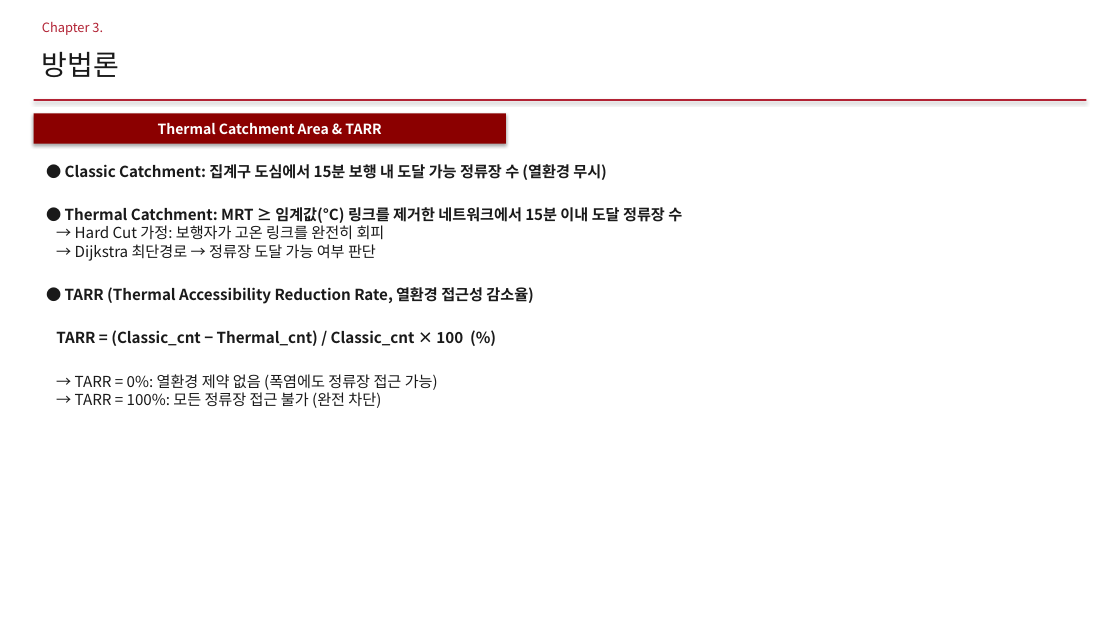
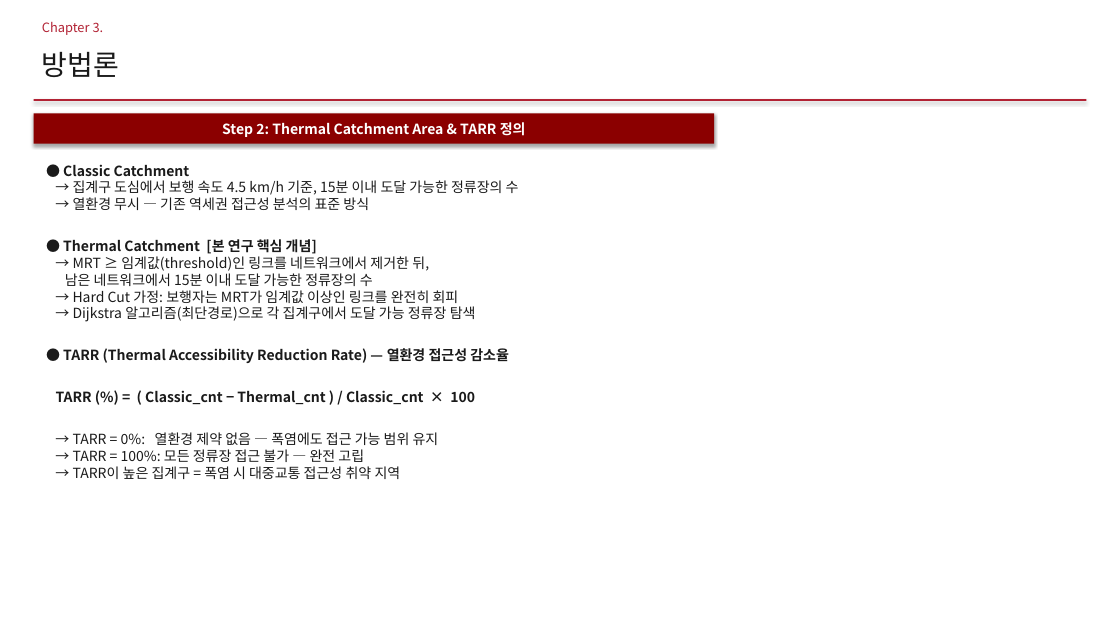
Before and after one commit to jinshingeo/Thermal_Catchment, a slide deck: slide 7 of writing/지도학회발표/2026-05-13_TAVI_학회발표.pptx. Drawn at 1120x630 pixels with LibreOffice and Linux fonts; fonts in the diff are those of the drawing. Boxes give left, top, right and bottom in pixels: in the first picture for what was removed or moved away, otherwise in the second. Text is boxed around its words. In the diff, an @@ line names an element or a change of style, - is before the commit and + after.

```diff
--- a/writing/지도학회발표/2026-05-13_TAVI_학회발표.pptx
+++ b/writing/지도학회발표/2026-05-13_TAVI_학회발표.pptx
@@ rectangle "Step 2: Thermal Catchment Area ...": place and size @@
-rectangle "Step 2: Thermal Catchment Area ..." at box(34, 113, 506, 144)
+rectangle "Step 2: Thermal Catchment Area ..." at box(34, 113, 714, 144)
@@ text in rectangle at box(222, 122, 526, 137): text changed @@
-Thermal Catchment Area & TARR
+Step 2: Thermal Catchment Area & TARR 정의
@@ text at box(56, 164, 519, 479): text changed; size 13 to 12 pt; bold off @@
-● Classic Catchment: 집계구 도심에서 15분 보행 내 도달 가능 정류장 수 (열환경 무시)
-● Thermal Catchment: MRT ≥ 임계값(°C) 링크를 제거한 네트워크에서 15분 이내 도달 정류장 수
-→ Hard Cut 가정: 보행자가 고온 링크를 완전히 회피
-→ Dijkstra 최단경로 → 정류장 도달 가능 여부 판단
-● TARR (Thermal Accessibility Reduction Rate, 열환경 접근성 감소율)
-TARR = (Classic_cnt − Thermal_cnt) / Classic_cnt × 100 (%)
-→ TARR = 0%: 열환경 제약 없음 (폭염에도 정류장 접근 가능)
-→ TARR = 100%: 모든 정류장 접근 불가 (완전 차단)
+● Classic Catchment
+→ 집계구 도심에서 보행 속도 4.5 km/h 기준, 15분 이내 도달 가능한 정류장의 수
+→ 열환경 무시 — 기존 역세권 접근성 분석의 표준 방식
+● Thermal Catchment [본 연구 핵심 개념]
+→ MRT ≥ 임계값(threshold)인 링크를 네트워크에서 제거한 뒤,
+남은 네트워크에서 15분 이내 도달 가능한 정류장의 수
+→ Hard Cut 가정: 보행자는 MRT가 임계값 이상인 링크를 완전히 회피
+→ Dijkstra 알고리즘(최단경로)으로 각 집계구에서 도달 가능 정류장 탐색
+● TARR (Thermal Accessibility Reduction Rate) — 열환경 접근성 감소율
+TARR (%) = ( Classic_cnt − Thermal_cnt ) / Classic_cnt × 100
+→ TARR = 0%: 열환경 제약 없음 — 폭염에도 접근 가능 범위 유지
+→ TARR = 100%: 모든 정류장 접근 불가 — 완전 고립
+→ TARR이 높은 집계구 = 폭염 시 대중교통 접근성 취약 지역
```
Also in this commit, not shown: 16 other slides changed, 1 other file.
